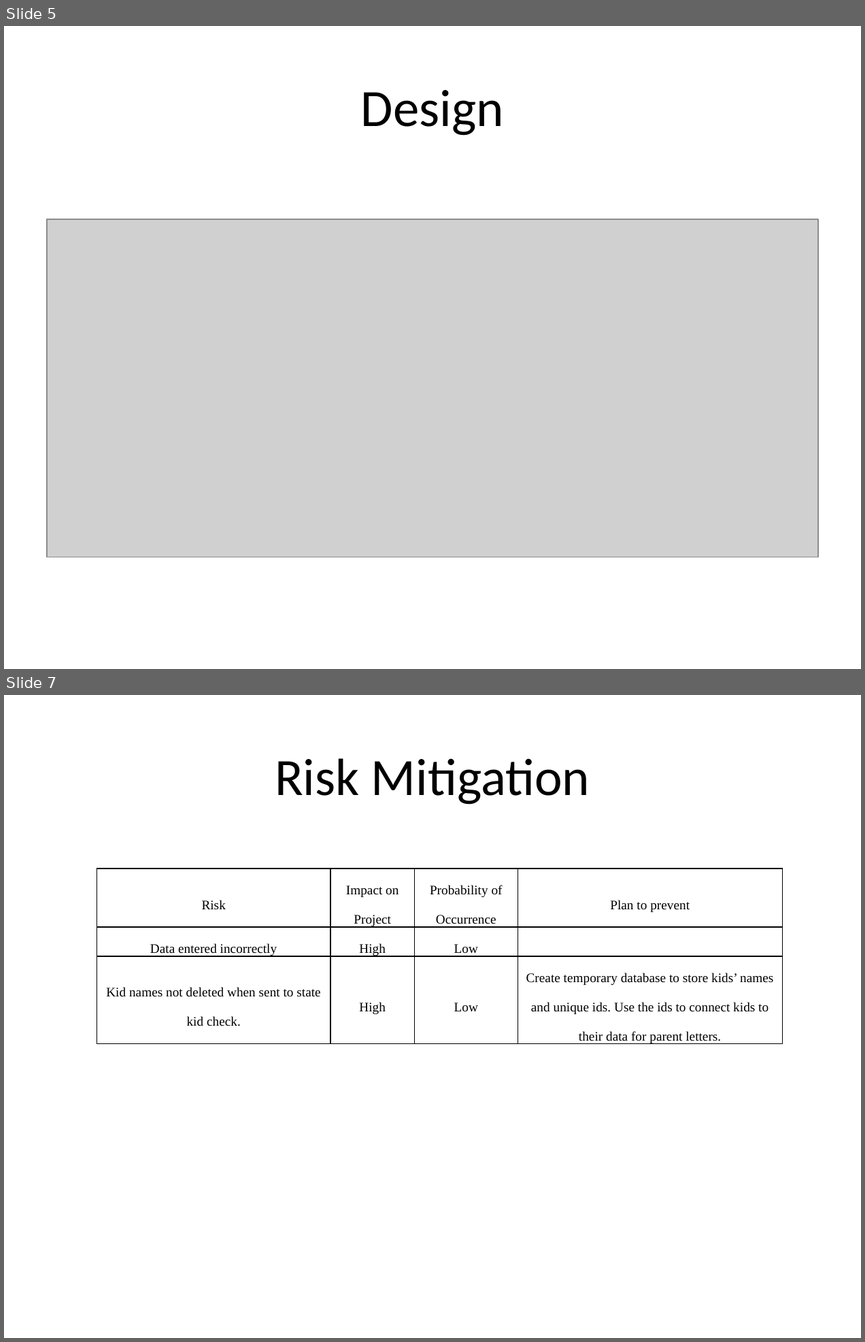
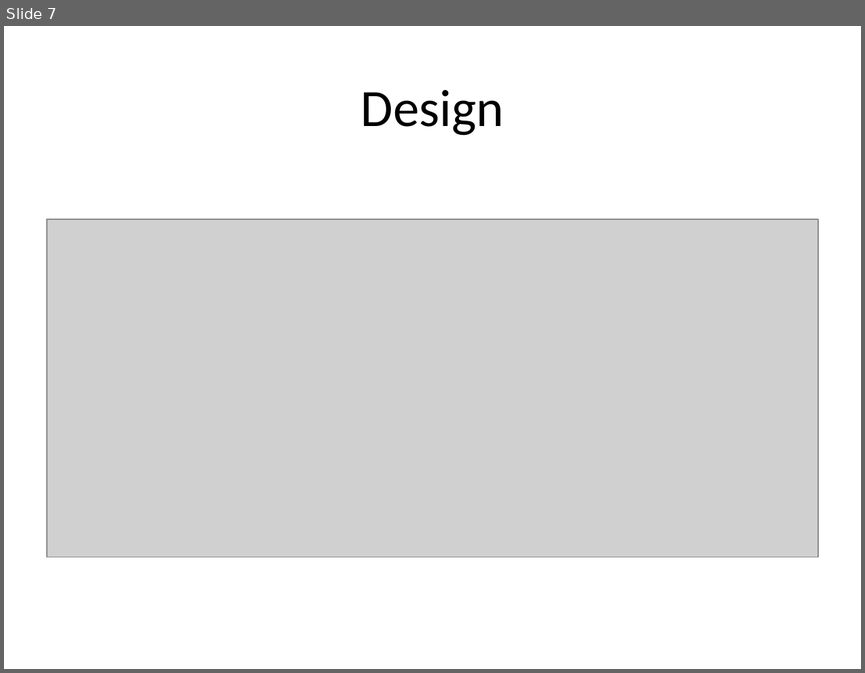
Before and after one commit to TigerCheck/TigerCheck, a slide deck: tigercheck Architectural Spike presentation.pptx. Shown one above the other, each under a label of ours: slides 5 and 7 before the commit, slide 7 after it; the slides between them are not shown. The pictures are 865x1342 and 865x673 pixels, drawn with LibreOffice and Linux fonts; fonts in the diff are those of the drawing; grey boxes stand for pictures. Boxes give left, top, right and bottom in pixels: in the first picture for what was removed or moved away, otherwise in the second. Text is boxed around its words. In the diff, an @@ line names an element or a change of style, - is before the commit and + after.

```diff
--- a/tigercheck Architectural Spike presentation.pptx
+++ b/tigercheck Architectural Spike presentation.pptx
@@ slide 7 removed at box(4, 695, 861, 1338), background #FFFFFF @@
@@ title removed at box(275, 758, 589, 804) @@
-Risk Mitigation
@@ table removed at box(96, 868, 783, 1051), 3 rows, 4 columns @@
-Risk | Impact on Project | Probability of Occurrence | Plan to prevent
-Data entered incorrectly | High | Low | 
-Kid names not deleted when sent to state / kid check. | High | Low | Create temporary database to store kids’ names and unique ids. Use the ids to connect kids to their data for parent letters.
@@ what was slide 5 is now slide 7 @@
```
Also in this commit, not shown: 3 slides changed, 4 slides added, 3 other slides removed.
